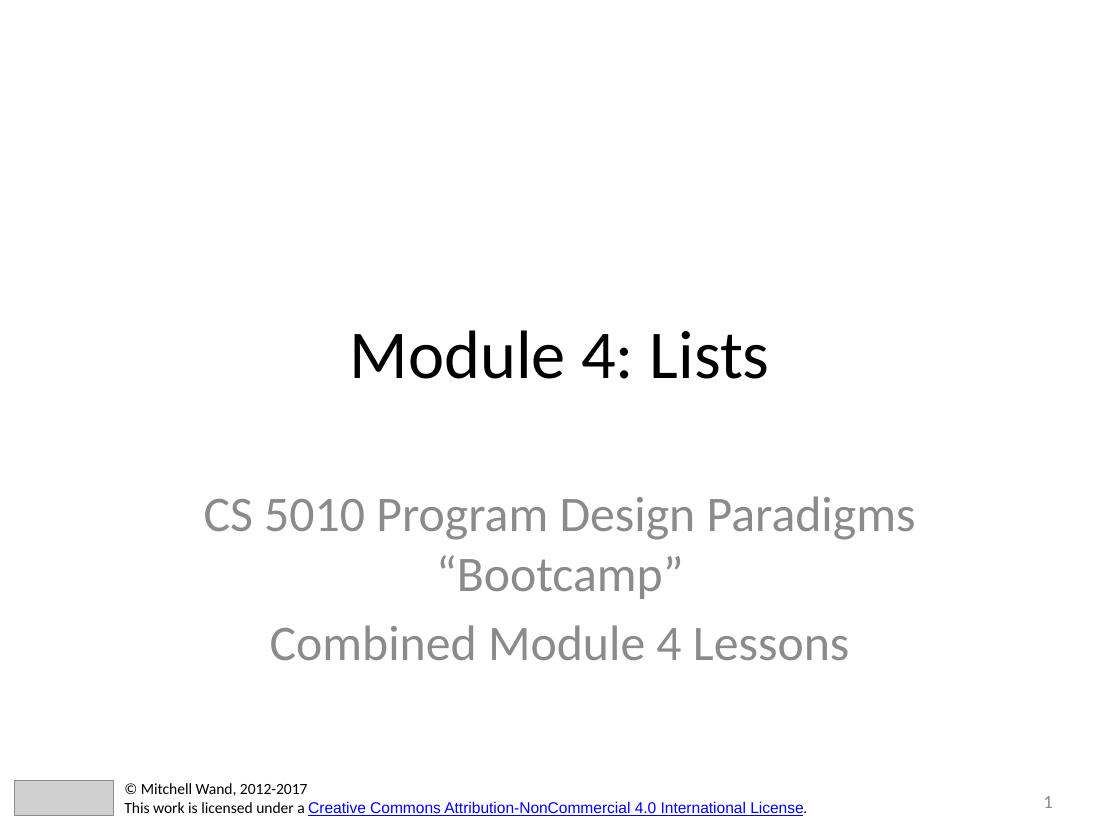
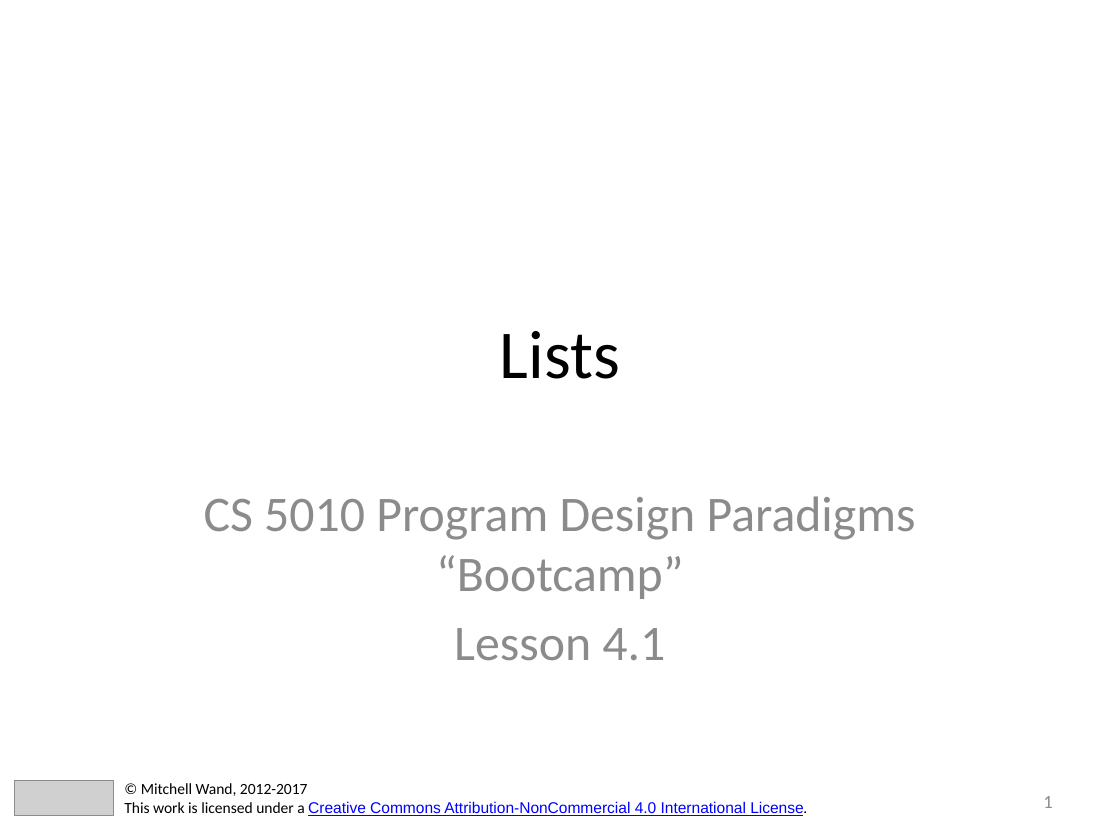
Before and after one commit to mwand/cs5010f17, a slide deck: slide 1 of Slides/Lesson 4.1 Lists.pptx. Drawn at 1120x840 pixels with LibreOffice and Linux fonts; fonts in the diff are those of the drawing; grey boxes stand for pictures. Boxes give left, top, right and bottom in pixels: in the first picture for what was removed or moved away, otherwise in the second. Text is boxed around its words. In the diff, an @@ line names an element or a change of style, - is before the commit and + after.

```diff
--- a/Slides/Lesson 4.1 Lists.pptx
+++ b/Slides/Lesson 4.1 Lists.pptx
@@ title at box(500, 331, 620, 379): text changed @@
-Module 4: Lists
+Lists
@@ subtitle at box(454, 628, 665, 660): text changed @@
-Combined Module 4 Lessons
+Lesson 4.1
```
Also in this commit, not shown: 2 other files.
